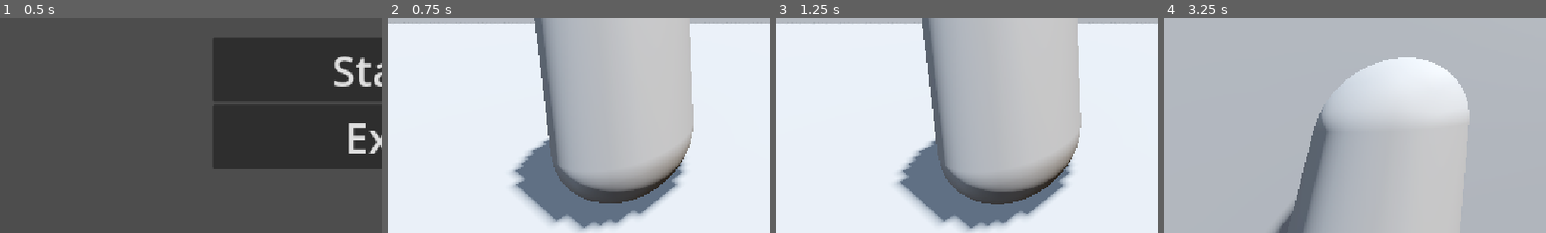
Above: before the commit, frames 1-4 (left to right).
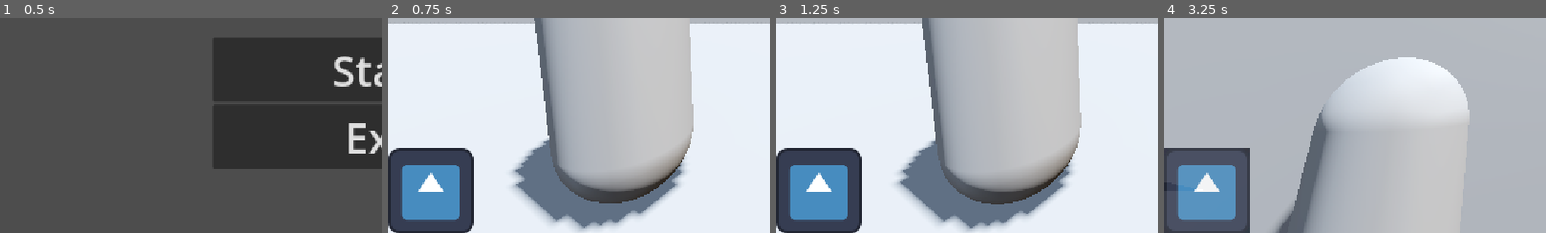
Above: after the commit, the same moments.

Repository: KamiNuke/the-ex-machina
Game: Godot game, scene res://src/states/menu.tscn
Same seed, same stepped clock (60 frames per second), same inputs: the game is played once before the commit and once after it. The engine's default icon, where the game draws it, is replaced by a stand-in: a white triangle on a blue panel in a dark square.
Inputs (mouse positions are % of the whole screen's width and height, from its top left):
- Up to frame 1 (0.5 s): no input
- Up to frame 2 (0.75 s): click "Start" at 0.5 s
- Up to frame 3 (1.25 s): no input
- Up to frame 4 (3.25 s): tap Enter at 1.25 s; move the mouse to (55, 50) at 1.27 s; hold W (up) from 1.28 s (still down); tap E (action) at 1.35, 2.1, 3.05 s; move the mouse to (45, 50) at 2.02 s; move the mouse to (52, 48) at 2.77 s; tap Shift (shift) at 2.85 s
The pictures show only the part of the screen within x 0-50%, y 50-100%; the shares and areas given below are measured in that part.

Frame 1 is identical in both runs. In frame 2, 8.5% of the frame differs, in the area x 0-23%, y 60-100%; in frame 3, 8.5%; in frame 4, 8.9%.

Commit message:
added cooldown ui

Diff:
--- a/src/entities/playercontroller.gd
+++ b/src/entities/playercontroller.gd
@@ -4,12 +4,16 @@
 @onready var camera: Camera3D = $head/Camera3D
 @onready var boost_left: Timer = $timers/boost_left
 @onready var boost_cooldown: Timer = $timers/boost_cooldown
+@onready var cooldown_ui: CanvasLayer = $Cooldown
+
 
 var body_part = BodyParts.DEFAULT_LEGS
+
 
 var speed
 var WALK_SPEED = body_part
 const BOOST_SPEED = 5.0
+var boost_cooldown_time = BodyParts.legs_cooldown[BodyParts.DEFAULT_LEGS]
 
 const JUMP_VELOCITY = 6.5
 const SENSIVITY = 0.005
@@ -33,7 +37,22 @@
 		camera.rotation.x = clamp(camera.rotation.x, deg_to_rad(LIMIT_VIEW_DOWN), deg_to_rad(LIMIT_VIEW_UP))
 
 func _process(delta: float) -> void:
-	WALK_SPEED = BodyParts.leg_types[body_part]
+	# set walk speed and boost cooldown every frame in case of it being changed
+	WALK_SPEED = BodyParts.legs_speed[body_part]
+	boost_cooldown.wait_time = BodyParts.legs_cooldown[body_part]
+
+	update_cooldown_ui()
+
+func update_cooldown_ui():
+	var progress: float
+	if boost_cooldown.is_stopped():
+		progress = 1.0
+	else:
+		var elapsed_time = boost_cooldown.wait_time - boost_cooldown.time_left
+		progress = elapsed_time / boost_cooldown.wait_time
+		progress = clamp(progress, 0.0, 1.0)
+	cooldown_ui.get_node("cooldown_texture").material.set_shader_parameter("cooldown_progress", progress)
+
 
 func _physics_process(delta: float) -> void:
 	# Add the gravity.
--- a/src/entities/playercontroller.tscn
+++ b/src/entities/playercontroller.tscn
@@ -1,6 +1,7 @@
-[gd_scene load_steps=5 format=3 uid="uid://lr4ib5iyid5g"]
+[gd_scene load_steps=6 format=3 uid="uid://lr4ib5iyid5g"]
 
 [ext_resource type="Script" uid="uid://bilqvrmvichw6" path="res://src/entities/playercontroller.gd" id="1_2lfla"]
+[ext_resource type="PackedScene" uid="uid://y1yojrkdm0jh" path="res://src/ui/cooldown.tscn" id="2_3pnt3"]
 
 [sub_resource type="CapsuleMesh" id="CapsuleMesh_2lfla"]
 
@@ -39,5 +40,7 @@
 transform = Transform3D(1.5, 0, 0, 0, 1.5, 0, 0, 0, 1.5, 0, 0, 0)
 shape = SubResource("CapsuleShape3D_co8hi")
 
+[node name="Cooldown" parent="." instance=ExtResource("2_3pnt3")]
+
 [connection signal="timeout" from="timers/boost_left" to="." method="_on_boost_left_timeout"]
 [connection signal="timeout" from="timers/boost_cooldown" to="." method="_on_boost_cooldown_timeout"]
--- a/src/items/collectable_part.gd
+++ b/src/items/collectable_part.gd
@@ -1,6 +1,6 @@
 extends RigidBody3D
 
-@onready var area: Area3D = $Area3D
+#@onready var area: Area3D = $Area3D
 
 const COLLECT_ITEM = preload("res://src/ui/collect_item.tscn")
 var collect_item_instance
@@ -23,7 +23,7 @@
 func _integrate_forces(state):
 	if collect_item_instance != null:
 		if Input.is_action_just_pressed("action"):
-			var FORCE = Vector3(rng.randi_range(-100, 100), 500, rng.randi_range(-100, 100))
+			var FORCE = Vector3(rng.randi_range(-2500, 2500), 40000, rng.randi_range(-2500, 2500))
 			state.apply_force(FORCE)
 			swap_parts()
 			pass
@@ -41,7 +41,7 @@
 
 
 func _on_area_3d_area_exited(area: Area3D) -> void:
-	var ent = area.get_parent()
+	#var ent = area.get_parent()
 	if collect_item_instance != null:
 		collect_item_instance.queue_free()
 		#collect_item_instance = null
--- a/src/items/collectable_part.tscn
+++ b/src/items/collectable_part.tscn
@@ -15,6 +15,8 @@
 [sub_resource type="BoxShape3D" id="BoxShape3D_kruww"]
 
 [node name="CollectablePart" type="RigidBody3D" groups=["collectable"]]
+mass = 50.0
+gravity_scale = 1.75
 script = ExtResource("1_kruww")
 
 [node name="Sprite3D" type="Sprite3D" parent="."]
--- /dev/null
+++ b/src/shaders/cooldown.gdshader
@@ -0,0 +1,42 @@
+shader_type canvas_item;
+
+// Uniform for the cooldown progress, ranges from 0.0 (full cooldown) to 1.0 (no cooldown)
+uniform float cooldown_progress : hint_range(0.0, 1.0);
+
+// Uniform to toggle between disappearing or transparent unseen area
+uniform bool use_transparency = true;
+
+// Uniform to control the alpha value of the transparent unseen area
+uniform float transparency_alpha : hint_range(0.0, 1.0);
+
+// Function to check if a point is inside the cooldown arc
+bool in_cooldown(vec2 uv, float progress) {
+    // Convert UV coordinates to centered coordinates (-0.5 to 0.5)
+    vec2 centered_uv = uv - vec2(0.5);
+
+    // Calculate the angle of the UV coordinate
+    float angle = atan(centered_uv.y, centered_uv.x) / (2.0 * 3.14159265359) + 0.5;
+
+    // Check if the point is within the cooldown arc
+    return (angle <= progress);
+}
+
+void fragment() {
+    // Sample the texture at the given UV coordinates
+    vec4 tex_color = texture(TEXTURE, UV);
+
+    // Check if the current fragment is within the cooldown arc
+    if (in_cooldown(UV, cooldown_progress)) {
+        // If within the cooldown, set the color to the texture color
+        COLOR = tex_color;
+    } else {
+        // If not within the cooldown, check the transparency toggle
+        if (use_transparency) {
+            // Set the color to the texture color with adjusted alpha
+            COLOR = vec4(tex_color.rgb, transparency_alpha);
+        } else {
+            // Set the color to transparent
+            COLOR = vec4(0.0, 0.0, 0.0, 0.0);
+        }
+    }
+}
--- /dev/null
+++ b/src/ui/cooldown.tscn
@@ -0,0 +1,22 @@
+[gd_scene load_steps=4 format=3 uid="uid://y1yojrkdm0jh"]
+
+[ext_resource type="Shader" uid="uid://cm6q3rtgvtjop" path="res://src/shaders/cooldown.gdshader" id="1_xfi88"]
+[ext_resource type="Texture2D" uid="uid://7784j8dvft7l" path="res://assets/icon.svg" id="2_i2jdk"]
+
+[sub_resource type="ShaderMaterial" id="ShaderMaterial_i2jdk"]
+shader = ExtResource("1_xfi88")
+shader_parameter/cooldown_progress = 0.0
+shader_parameter/use_transparency = true
+shader_parameter/transparency_alpha = 0.843
+
+[node name="Cooldown" type="CanvasLayer"]
+
+[node name="cooldown_texture" type="TextureRect" parent="."]
+material = SubResource("ShaderMaterial_i2jdk")
+anchors_preset = 2
+anchor_top = 1.0
+anchor_bottom = 1.0
+offset_top = -40.0
+offset_right = 40.0
+grow_vertical = 0
+texture = ExtResource("2_i2jdk")
--- a/src/utils/body_parts.gd
+++ b/src/utils/body_parts.gd
@@ -9,8 +9,14 @@
 	MAX_LEGS
 }
 
-const leg_types = {
+const legs_speed = {
 	DEFAULT_LEGS : 4.25,
 	BASIC_LEGS : 7.25,
 	SYMBIOTIC_LEGS : 14.75
 }
+
+const legs_cooldown = {
+	DEFAULT_LEGS : 4.5,
+	BASIC_LEGS : 3.75,
+	SYMBIOTIC_LEGS : 2
+}
Not shown, added: src/shaders/cooldown.gdshader.uid
